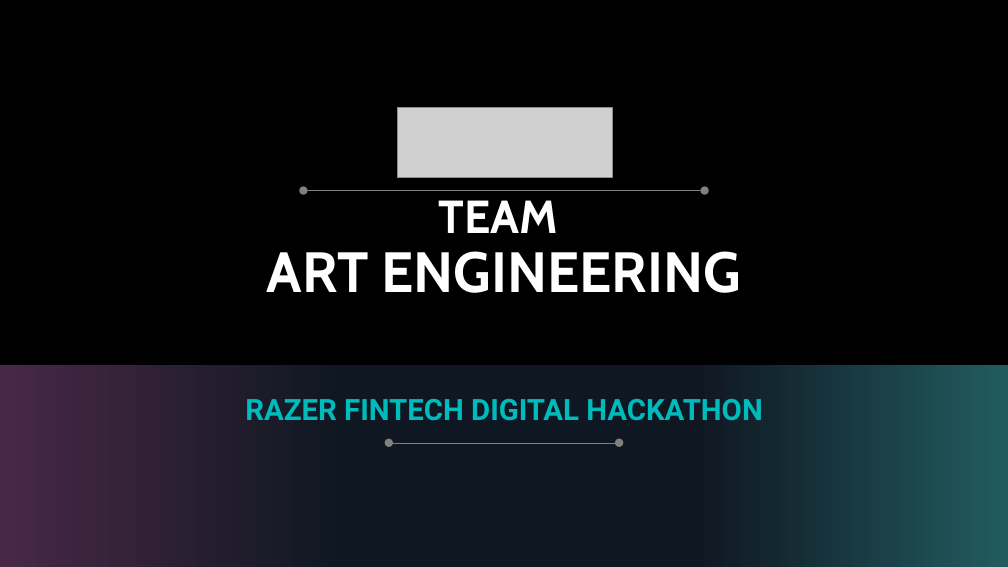
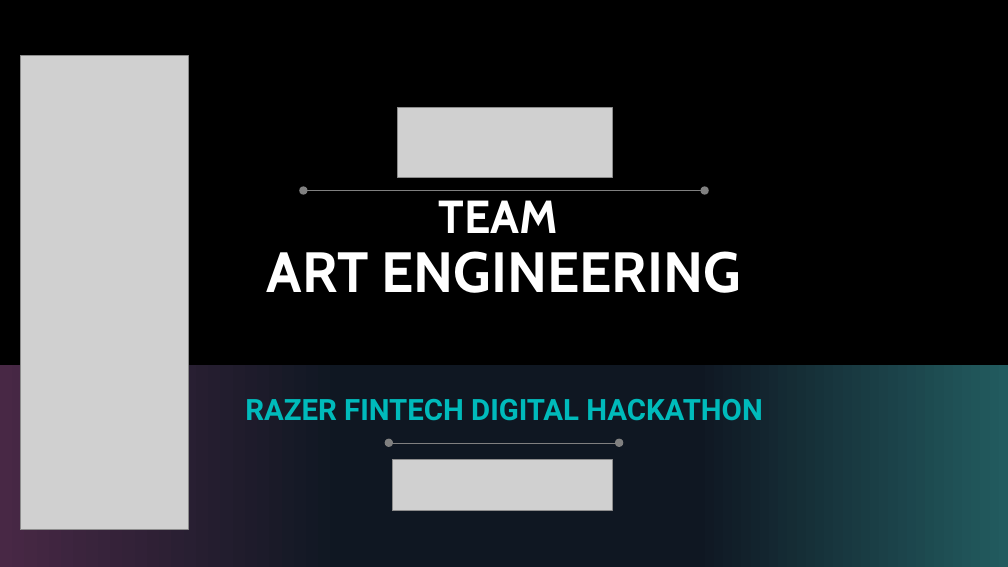
Before and after one commit to Melvynkoh94/ArtEngeering_RazerHackathon, a slide deck: slide 1 of Presentation.pptx. Drawn at 1008x567 pixels with LibreOffice and Linux fonts; fonts in the diff are those of the drawing; grey boxes stand for pictures; background and template pictures are left out. Boxes give left, top, right and bottom in pixels: in the first picture for what was removed or moved away, otherwise in the second. Text is boxed around its words. In the diff, an @@ line names an element or a change of style, - is before the commit and + after.

```diff
--- a/Presentation.pptx
+++ b/Presentation.pptx
@@ picture added at [20, 56, 188, 530] @@
@@ picture added at [392, 459, 613, 510] @@
@@ ellipse removed at [67, 486, 91, 510] @@
```
Also in this commit, not shown: 3 other slides changed.
